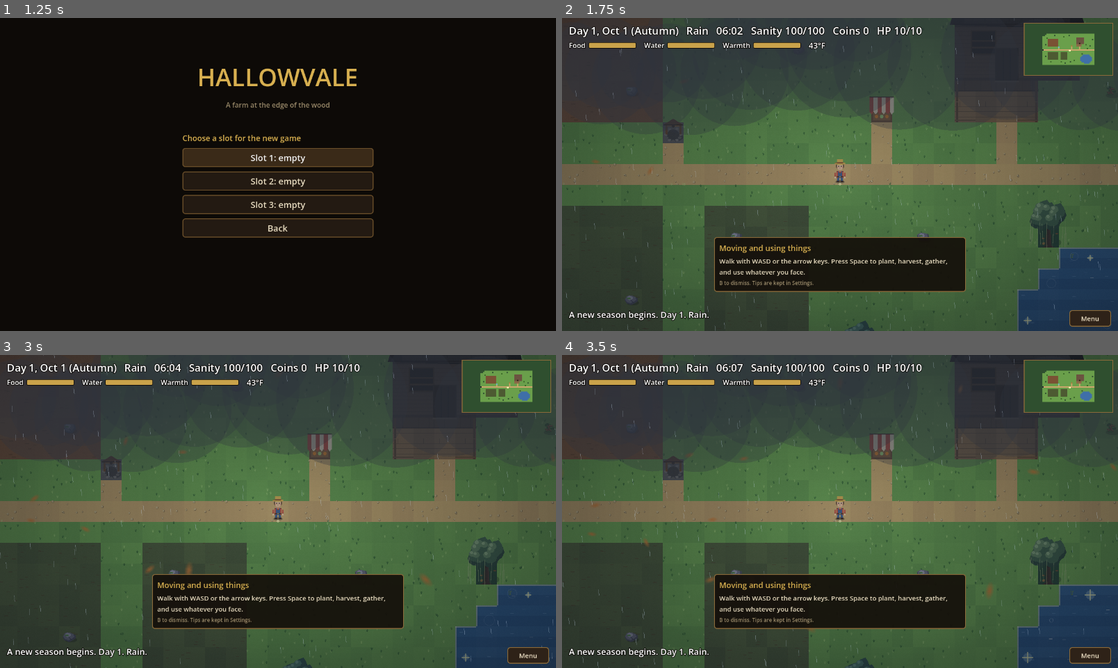
Above: before the commit, frames 1-4 (two rows, left to right).
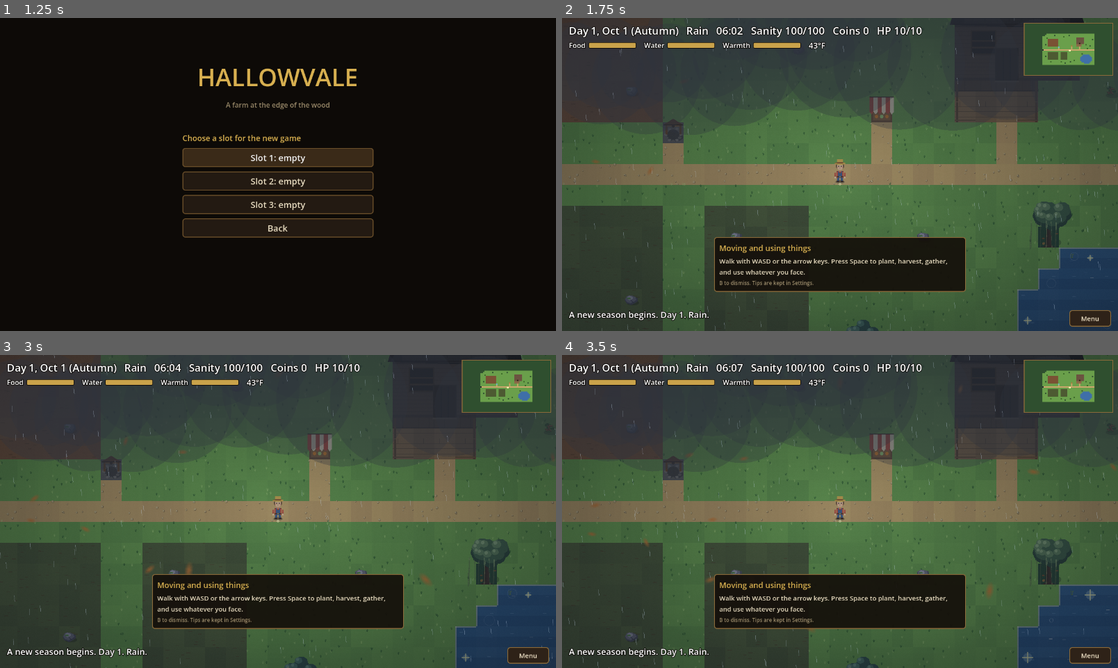
Above: after the commit, the same moments.

Repository: joshj1108/CrowCreekHollow
Game: Godot game, scene res://scenes/main.tscn
Same seed, same stepped clock (60 frames per second), same inputs: the game is played once before the commit and once after it.
Inputs:
- Up to frame 1 (1.25 s): click "New Game" at 0.5 s
- Up to frame 2 (1.75 s): click "Slot 1: empty" at 1.25 s
- Up to frame 3 (3 s): click "Menu" at 2 s; click "Skills K" at 2.75 s
- Up to frame 4 (3.5 s): no input

Frame 1 is identical in both runs. In frame 2, 0.2% of the frame differs, in the area x 51-92%, y 58-100%; in frame 3, 0.2%; in frame 4, 0.2%.

Commit message:
Draw farm trees from baked pictures
Each tree style is rendered once into an offscreen viewport and reused,
instead of rebuilding dozens of shapes every frame.

Co-Authored-By: Claude Haiku 5.5 <noreply@anthropic.com>
Claude-Session: https://claude.ai/code/session_016EvHBYyFANDWxunM27u84C

Diff:
--- a/scripts/farm_art.gd
+++ b/scripts/farm_art.gd
@@ -6,6 +6,13 @@
 ## Shapes are built from polygons, so each piece can carry light, shade, and wear.
 
 const T := 48.0   # one tile in world units. Matches PX in main.gd.
+
+# Trees are drawn once into small pictures and reused, since a border of them is costly to draw every frame.
+const TREE_SEEDS := 6                 # how many distinct trees of each kind
+const TREE_BAKE_SCALE := 2.0          # the pictures are drawn at twice the size for sharpness
+const TREE_SPRITE_W := 2.8 * T        # the tree picture's footprint on the map, in world units
+const TREE_SPRITE_H := 3.3 * T
+const TREE_CELL := Rect2(0.9 * T, 2.2 * T, T, T)  # where a tree sits inside its picture when baked
 
 
 # A stable pseudo-random number for a tile or an object, so it looks the same every time it is drawn.
--- a/scripts/main.gd
+++ b/scripts/main.gd
@@ -860,6 +860,8 @@
 var water_fx_next_ms := 0            # when the shine is next due for a redraw
 var perf_label: Label = null         # F3 shows frame and draw stats
 var perf_shown := false
+var tree_sprites: Dictionary = {}   # "variant:seed" -> Texture2D, filled in once at start
+var tree_bake_started := false
 var perf_was_down := false
 
 
@@ -1043,6 +1045,9 @@
 		_update_perf()
 	if not world_started:
 		return
+	if not tree_bake_started:
+		tree_bake_started = true
+		_bake_tree_sprites()
 	if not in_cave and not _in_village():
 		var cam := camera.get_screen_center_position()
 		var cam_tile := Vector2i(floori(cam.x / PX), floori(cam.y / PX))
@@ -1171,7 +1176,7 @@
 				continue
 			if tile == Tile.TREE:
 				FarmArt.draw_tree_floor(self, cell, FarmArt.hash_int(x, y, 8))
-				FarmArt.draw_tree(self, cell, FarmArt.hash_int(x, y, 3), _tree_variant(Vector2i(x, y)))
+				_draw_tree_tile(cell, x, y)
 			elif tile == Tile.WALL:
 				FarmArt.draw_wall_tile(self, cell, y == WORKSHOP_RECT.position.y + BORDER_Y)
 			elif tile == Tile.COOP:
@@ -1837,6 +1842,41 @@
 	_set_bounds()
 	if saved_panel != "":
 		_toggle_tab(saved_panel)
+
+
+# A tree is drawn from its baked picture once that exists. Until then it is drawn directly.
+func _draw_tree_tile(cell: Rect2, x: int, y: int) -> void:
+	var variant := _tree_variant(Vector2i(x, y))
+	var seed_index: int = FarmArt.hash_int(x, y, 3) % FarmArt.TREE_SEEDS
+	var key := "%d:%d" % [variant, seed_index]
+	if tree_sprites.has(key):
+		var sprite_rect := Rect2(cell.get_center().x - FarmArt.TREE_SPRITE_W * 0.5, cell.end.y - FarmArt.TREE_SPRITE_H + 0.1 * PX, FarmArt.TREE_SPRITE_W, FarmArt.TREE_SPRITE_H)
+		draw_texture_rect(tree_sprites[key], sprite_rect, false)
+		return
+	FarmArt.draw_tree(self, cell, FarmArt.hash_int(x, y, 3), variant)
+
+
+# Draws every tree style once into a small offscreen picture, then keeps the result.
+func _bake_tree_sprites() -> void:
+	for variant in 3:
+		for seed_index in FarmArt.TREE_SEEDS:
+			var key := "%d:%d" % [variant, seed_index]
+			var size_px := Vector2(FarmArt.TREE_SPRITE_W, FarmArt.TREE_SPRITE_H) * FarmArt.TREE_BAKE_SCALE
+			var vp := SubViewport.new()
+			vp.transparent_bg = true
+			vp.size = Vector2i(ceili(size_px.x), ceili(size_px.y))
+			vp.render_target_update_mode = SubViewport.UPDATE_ONCE
+			add_child(vp)
+			var node := Node2D.new()
+			node.scale = Vector2(FarmArt.TREE_BAKE_SCALE, FarmArt.TREE_BAKE_SCALE)
+			vp.add_child(node)
+			var h := FarmArt.hash_int(variant, seed_index, 99)
+			node.draw.connect(func() -> void: FarmArt.draw_tree(node, FarmArt.TREE_CELL, h, variant))
+			# The offscreen picture is kept as a live texture, drawn once and reused.
+			tree_sprites[key] = vp.get_texture()
+			await get_tree().process_frame
+			await get_tree().process_frame
+			queue_redraw()
 
 
 func _update_perf() -> void:
